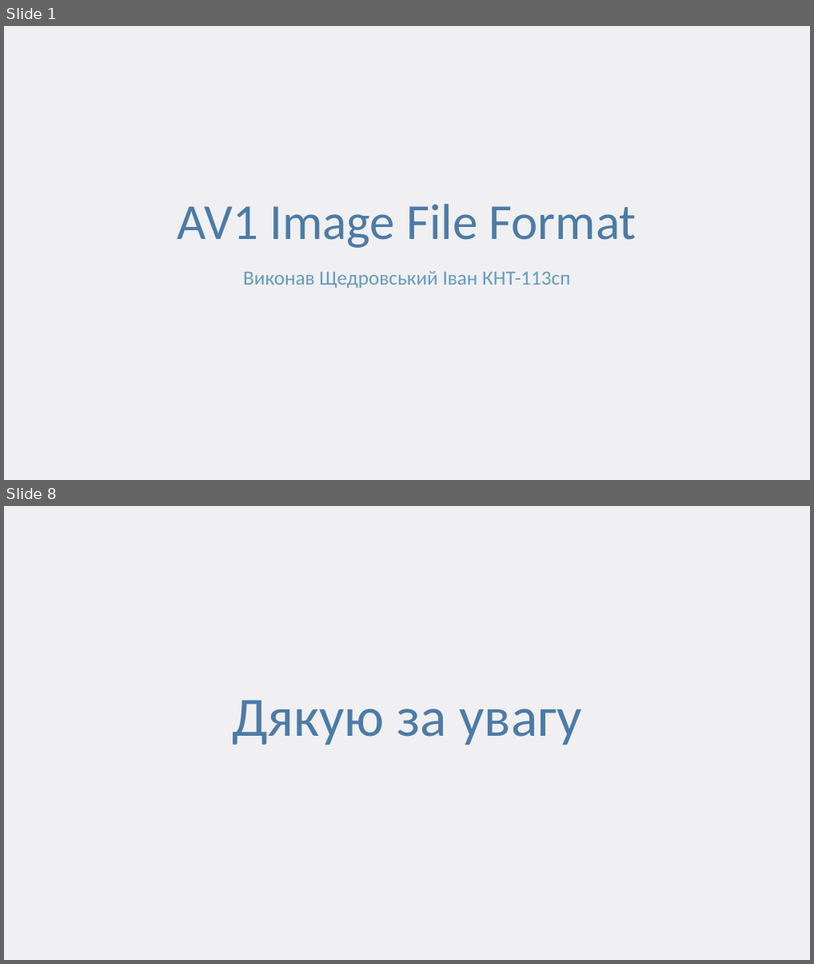
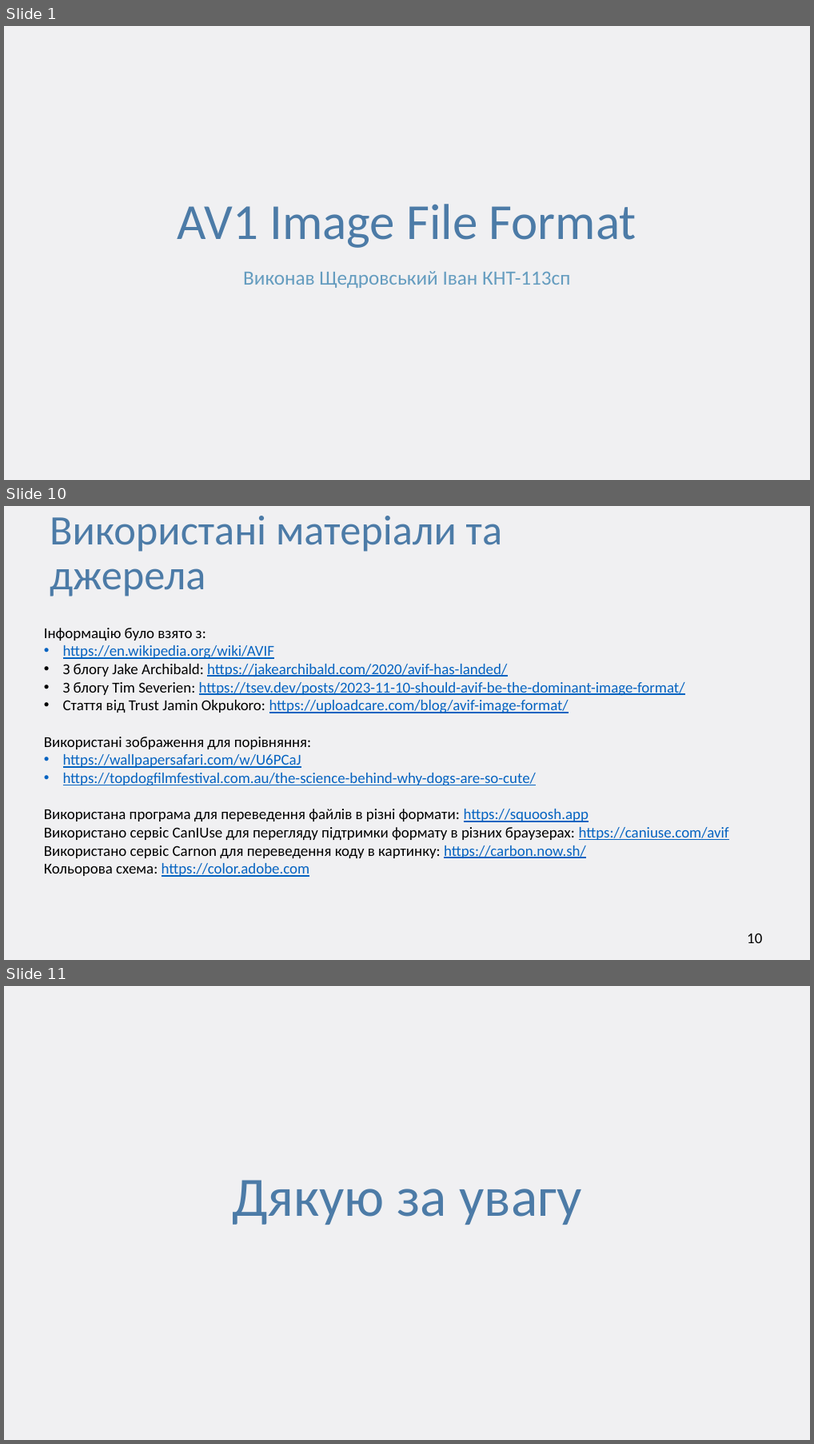
Before and after one commit to ltlaitoff/university-4, a slide deck: graphics/AVIF Computer Graphics.pptx. Shown one above the other, each under a label of ours: slides 1 and 8 before the commit, slides 1, 10 and 11 after it; the slides between them are not shown. The pictures are 814x964 and 814x1444 pixels, drawn with LibreOffice and Linux fonts; fonts in the diff are those of the drawing; background and template pictures are left out. Boxes give left, top, right and bottom in pixels: in the first picture for what was removed or moved away, otherwise in the second. Text is boxed around its words. In the diff, an @@ line names an element or a change of style, - is before the commit and + after.

Commit message:
Graphics AVIF

```diff
--- a/graphics/AVIF Computer Graphics.pptx
+++ b/graphics/AVIF Computer Graphics.pptx
@@ slide 10 added at box(4, 506, 810, 960), background #F0F0F2 @@
@@ text added at box(50, 516, 502, 596), 50 pt, text #4C7BA7 @@
+Використані матеріали та джерела
@@ text added at box(44, 628, 730, 876), 18 pt, text #0563C1, underline @@
+Інформацію було взято з:
+• https://en.wikipedia.org/wiki/AVIF
+• З блогу Jake Archibald: https://jakearchibald.com/2020/avif-has-landed/
+• З блогу Tim Severien: https://tsev.dev/posts/2023-11-10-should-avif-be-the-dominant-image-format/
+• Стаття від Trust Jamin Okpukoro: https://uploadcare.com/blog/avif-image-format/
+Використані зображення для порівняння:
+• https://wallpapersafari.com/w/U6PCaJ
+• https://topdogfilmfestival.com.au/the-science-behind-why-dogs-are-so-cute/
+Використана програма для переведення файлів в різні формати: https://squoosh.app
+Використано сервіс CanIUse для перегляду підтримки формату в різних браузерах: https://caniuse.com/avif
+Використано сервіс Carnon для переведення коду в картинку: https://carbon.now.sh/
+Кольорова схема: https://color.adobe.com
@@ page number added at box(747, 932, 762, 943), 18 pt, text #000000 @@
+10
@@ what was slide 8 is now slide 11 @@
```
Also in this commit, not shown: 5 slides changed, 3 other slides added, 1 slide removed, 1 other file.
